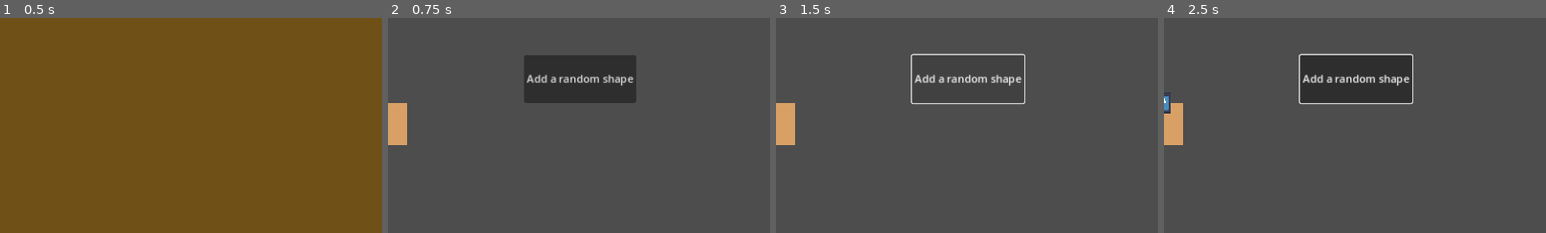
Above: before the commit, frames 1-4 (left to right).
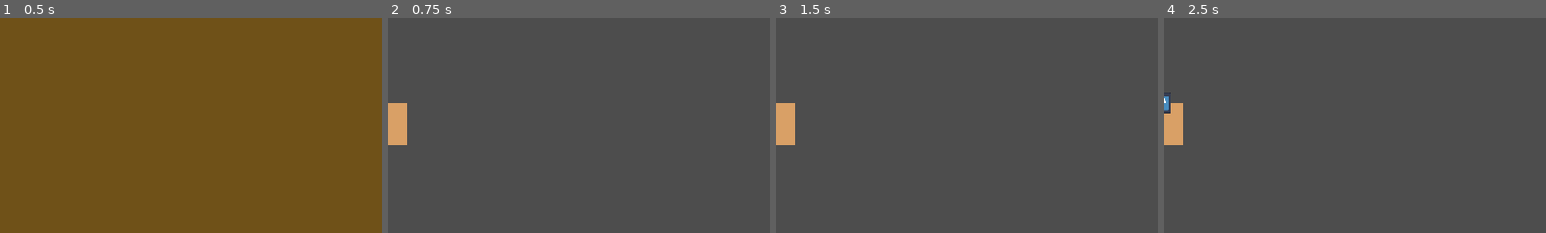
Above: after the commit, the same moments.

Repository: AtaMakesStuff/internship-farming-game
Game: Godot game, scene res://title.tscn
Two runs of this game, one before a commit and one after it. Both use one fixed random seed, a clock stepped at 60 frames per second and the inputs below. The engine's default icon, where the game draws it, is replaced by a stand-in: a white triangle on a blue panel in a dark square.
Inputs (mouse positions are % of the whole screen's width and height, from its top left):
- Up to frame 1 (0.5 s): no input
- Up to frame 2 (0.75 s): click "Play" at 0.5 s
- Up to frame 3 (1.5 s): click (50, 14) at 1.25 s, where only the run before the commit has a clickable "Add a random shape"
- Up to frame 4 (2.5 s): tap Enter (ui_accept) at 2, 2.27 s; move the mouse to (72, 45) at 2.02 s; hold D (right) from 2.03 s (still down); click (72, 45) at 2.17 s
The pictures show only the part of the screen within x 25-75%, y 0-50%; the shares and areas given below are measured in that part.

Frame 1 is identical in both runs. In frame 2, 6.2% of the frame differs, in the area x 35-65%, y 17-40%; in frame 3, 1.2%; in frame 4, 6.8%, in the area x 35-66%, y 16-40%.

Commit message:
redoing inventory
- moving from single array to resources

Diff:
--- a/internship-farming-game/inventory.gd
+++ /dev/null
@@ -1,25 +0,0 @@
-extends Control
-
-@export var inventory = []
-@export var inventoryLimit = 2
-@export var visibleInventory = []
-
-# Called when the node enters the scene tree for the first time.
-func _ready() -> void:
-	$background.hide()
-
-# Called every frame. 'delta' is the elapsed time since the previous frame.
-func _process(delta: float) -> void:
-	if Input.is_action_just_pressed("inventory"):
-		if $background.visible:
-			$background.hide()
-		else:
-			$background.show()
-
-func _on_add_item_pressed() -> void:
-	if inventory.size() < inventoryLimit:
-		var newItem = ColorRect.new()
-		newItem.color = Color(randf(), randf(), randf())
-		newItem.set_name("ColorRect" + str(inventory.size()))
-		inventory.append(newItem)
-		print(inventory)
--- /dev/null
+++ b/internship-farming-game/inventory/inventory.gd
@@ -0,0 +1,5 @@
+extends Resource
+
+class_name Inventory
+
+@export var items = [inventoryItem]
--- a/internship-farming-game/inventory.tscn
+++ b/internship-farming-game/inventory/inventory.tscn
@@ -1,6 +1,6 @@
 [gd_scene load_steps=2 format=3 uid="uid://cw1ce7papfu5u"]
 
-[ext_resource type="Script" path="res://inventory.gd" id="1_xmoqm"]
+[ext_resource type="Script" path="res://inventory/inventory.gd" id="1_xmoqm"]
 
 [node name="inventory" type="Control"]
 layout_mode = 3
@@ -27,24 +27,28 @@
 offset_bottom = 128.0
 
 [node name="slot2" type="ColorRect" parent="background"]
+layout_mode = 0
 offset_left = 192.0
 offset_top = 64.0
 offset_right = 256.0
 offset_bottom = 128.0
 
 [node name="slot3" type="ColorRect" parent="background"]
+layout_mode = 0
 offset_left = 320.0
 offset_top = 64.0
 offset_right = 384.0
 offset_bottom = 128.0
 
 [node name="slot4" type="ColorRect" parent="background"]
+layout_mode = 0
 offset_left = 448.0
 offset_top = 64.0
 offset_right = 512.0
 offset_bottom = 128.0
 
 [node name="slot5" type="ColorRect" parent="background"]
+layout_mode = 0
 offset_left = 576.0
 offset_top = 64.0
 offset_right = 640.0
--- /dev/null
+++ b/internship-farming-game/inventory/inventory_item.gd
@@ -0,0 +1,16 @@
+extends Resource
+
+class_name inventoryItem
+
+@export var name = ""
+@export var texture: Texture2D
+
+
+# Called when the node enters the scene tree for the first time.
+func _ready() -> void:
+	pass # Replace with function body.
+
+
+# Called every frame. 'delta' is the elapsed time since the previous frame.
+func _process(delta: float) -> void:
+	pass
--- /dev/null
+++ b/internship-farming-game/inventory/tools/hoe.tres
@@ -0,0 +1,9 @@
+[gd_resource type="Resource" script_class="inventoryItem" load_steps=3 format=3 uid="uid://v4x3akrnpomy"]
+
+[ext_resource type="Script" path="res://inventory/inventory_item.gd" id="1_cuvk5"]
+[ext_resource type="Texture2D" uid="uid://ce2jxt2tlqyca" path="res://icon.svg" id="2_6kphu"]
+
+[resource]
+script = ExtResource("1_cuvk5")
+name = "hoe"
+texture = ExtResource("2_6kphu")
--- a/internship-farming-game/testing.tscn
+++ b/internship-farming-game/testing.tscn
@@ -1,8 +1,7 @@
-[gd_scene load_steps=4 format=3 uid="uid://casinnr6aw1dg"]
+[gd_scene load_steps=3 format=3 uid="uid://casinnr6aw1dg"]
 
 [ext_resource type="PackedScene" uid="uid://c5b0bdgeuwwea" path="res://player.tscn" id="1_m16bd"]
 [ext_resource type="PackedScene" uid="uid://dy3xf8kokulcv" path="res://farm_tile.tscn" id="2_5abx4"]
-[ext_resource type="PackedScene" uid="uid://cw1ce7papfu5u" path="res://inventory.tscn" id="3_ho2oo"]
 
 [node name="testing" type="Node2D"]
 
@@ -11,16 +10,3 @@
 
 [node name="player" parent="." instance=ExtResource("1_m16bd")]
 position = Vector2(224, 128)
-
-[node name="inventory" parent="." instance=ExtResource("3_ho2oo")]
-inventory = []
-inventoryLimit = 2
-
-[node name="addItem" type="Button" parent="."]
-offset_left = 496.0
-offset_top = 56.0
-offset_right = 608.0
-offset_bottom = 128.0
-text = "Add a random shape"
-
-[connection signal="pressed" from="addItem" to="inventory" method="_on_add_item_pressed"]
